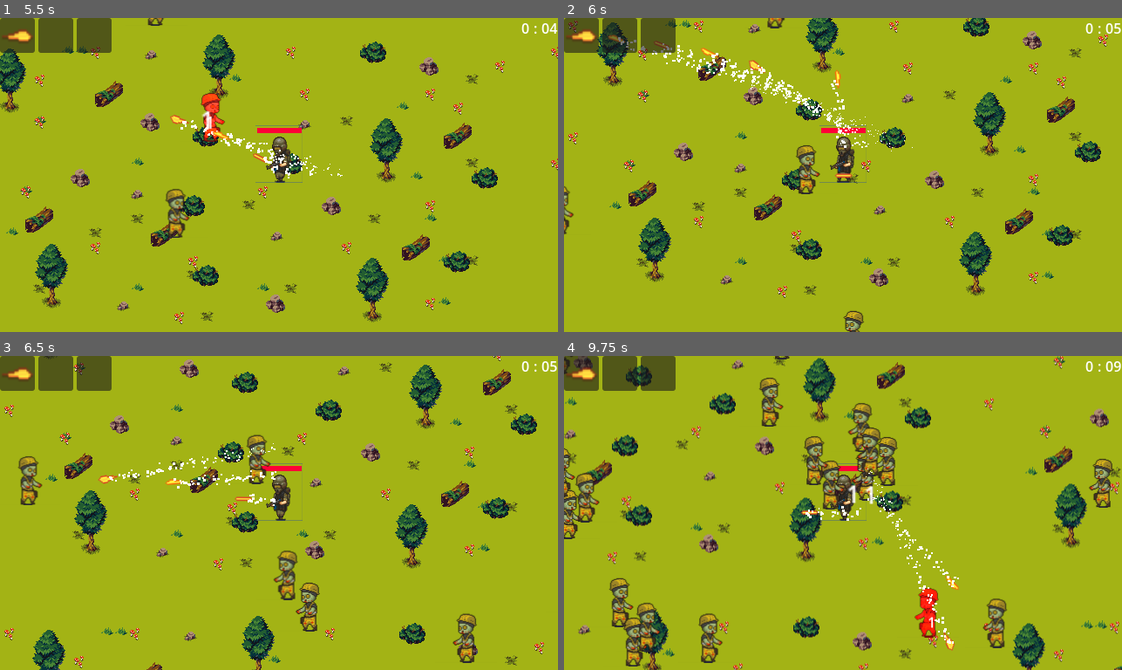
Above: before the commit, frames 1-4 (two rows, left to right).
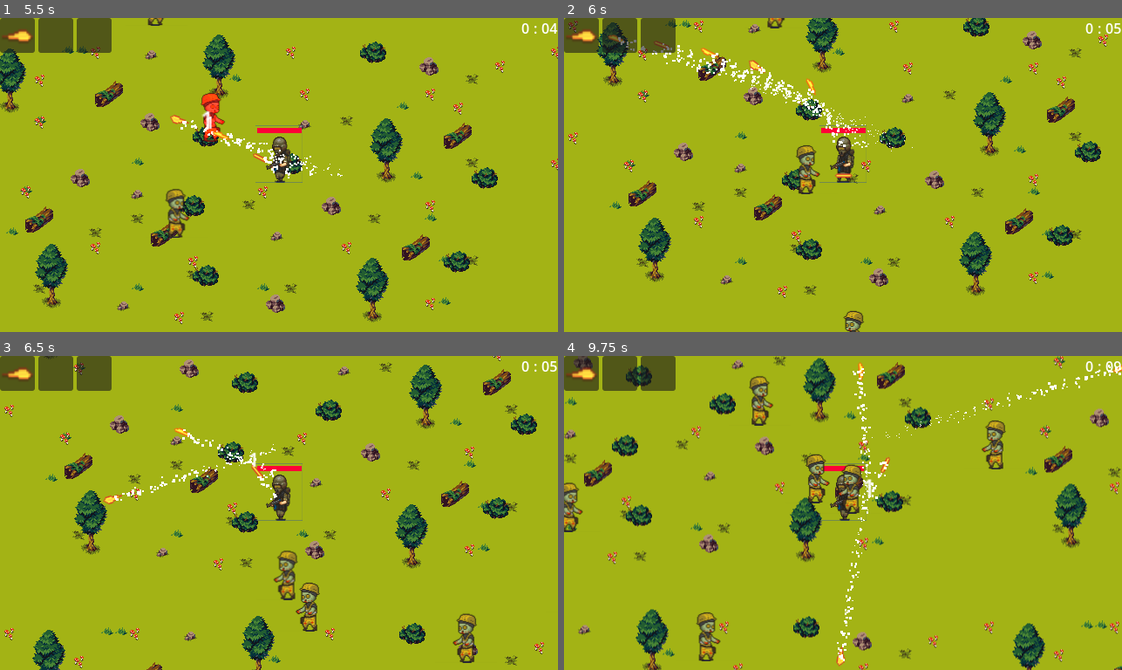
Above: after the commit, the same moments.

Repository: AlvaroNegrin/Dont-get-bite-PGL
Game: Godot game, scene res://scenes/main_menu.tscn
Two runs of this game, one before a commit and one after it. Both use one fixed random seed, a clock stepped at 60 frames per second and the inputs below.
Inputs:
- Up to frame 1 (5.5 s): click "Start" at 0.5 s; hold D (right) 1.28-2.03 s; hold S (down) 2.03-2.78 s; hold D (right) 2.78-3.53 s; hold W (up) 3.53-4.28 s; hold A (left) from 4.28 s (still down)
- Up to frame 2 (6 s): release A (left) at 5.78 s; hold S (down) from 5.78 s (still down)
- Up to frame 3 (6.5 s): keep holding S (down)
- Up to frame 4 (9.75 s): release S (down) at 6.53 s; hold D (right) 6.53-7.28 s; hold W (up) 7.28-8.03 s; hold D (right) 8.03-8.78 s; hold S (down) 8.78-9.53 s; hold A (left) from 9.53 s (still down)

Frame 1 is identical in both runs. In frame 2, 0.4% of the frame differs, in the area x 0-51%, y 16-69%; in frame 3, 1.7%; in frame 4, 8.8%, in the area x 0-100%, y 0-99%.

Commit message:
Refact: reduse the mobs amount appereance to half.

Diff:
--- a/scenes/spawner.gd
+++ b/scenes/spawner.gd
@@ -18,8 +18,8 @@
 var second : int:
 	set(value):
 		second = value
-		if second >= 10:
-			second -= 10
+		if second >= 60:
+			second -= 60
 			minute += 1
 		%Second.text = str(second).lpad(2, '0')
 
@@ -61,11 +61,10 @@
 
 func _on_timer_timeout() -> void:
 	second += 1
-	amount(second % 10)
-
+	amount(second % 5)
 
 func _on_pattern_timeout() -> void:
-	for i in range(75):
+	for i in range(38):
 		spawn(get_ramdon_position())
 
 
--- a/scenes/spawner.tscn
+++ b/scenes/spawner.tscn
@@ -53,7 +53,7 @@
 autostart = true
 
 [node name="Pattern" type="Timer" parent="."]
-wait_time = 10.0
+wait_time = 30.0
 autostart = true
 
 [node name="Elite" type="Timer" parent="."]
Not shown: 1 places in components/player/player.tscn that only renumber resources
Not shown: 1 places in scenes/damage.tscn that only renumber resources
Not shown: 1 places in scenes/projectile.tscn that only renumber resources
Not shown: 1 places in scenes/slot.tscn that only renumber resources
Not shown: 1 places in scenes/test_scene.tscn that only renumber resources
